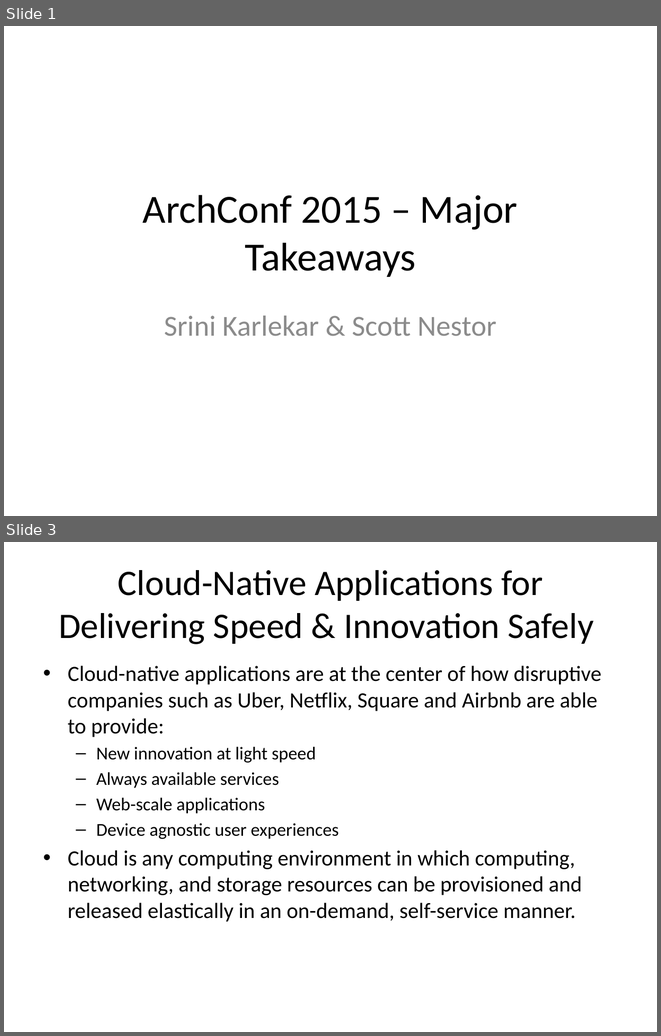
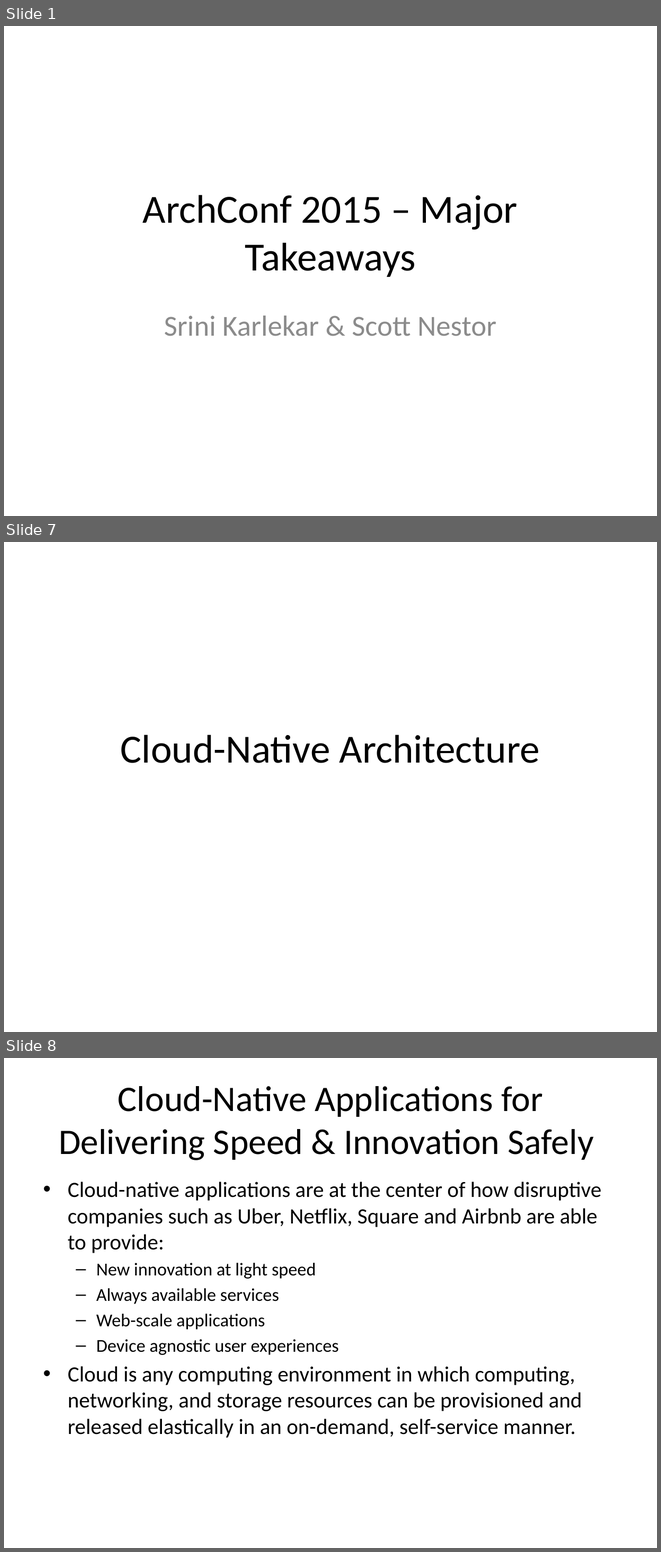
Before and after one commit to arpithparikh/ArchConf2015Collaboration, a slide deck: FannieMaeArchConfTakeaways.pptx. Shown one above the other, each under a label of ours: slides 1 and 3 before the commit, slides 1, 7 and 8 after it; the slides between them are not shown. The pictures are 661x1036 and 661x1552 pixels, drawn with LibreOffice and Linux fonts; fonts in the diff are those of the drawing. Boxes give left, top, right and bottom in pixels: in the first picture for what was removed or moved away, otherwise in the second. Text is boxed around its words. In the diff, an @@ line names an element or a change of style, - is before the commit and + after.

```diff
--- a/FannieMaeArchConfTakeaways.pptx
+++ b/FannieMaeArchConfTakeaways.pptx
@@ slide 7 added at bbox=[4, 542, 657, 1032], background #FFFFFF @@
@@ title added at bbox=[121, 734, 540, 763], 44 pt, text #000000 @@
+Cloud-Native Architecture
@@ what was slide 3 is now slide 8 @@
```
Also in this commit, not shown: 1 slide changed, 4 other slides added.
